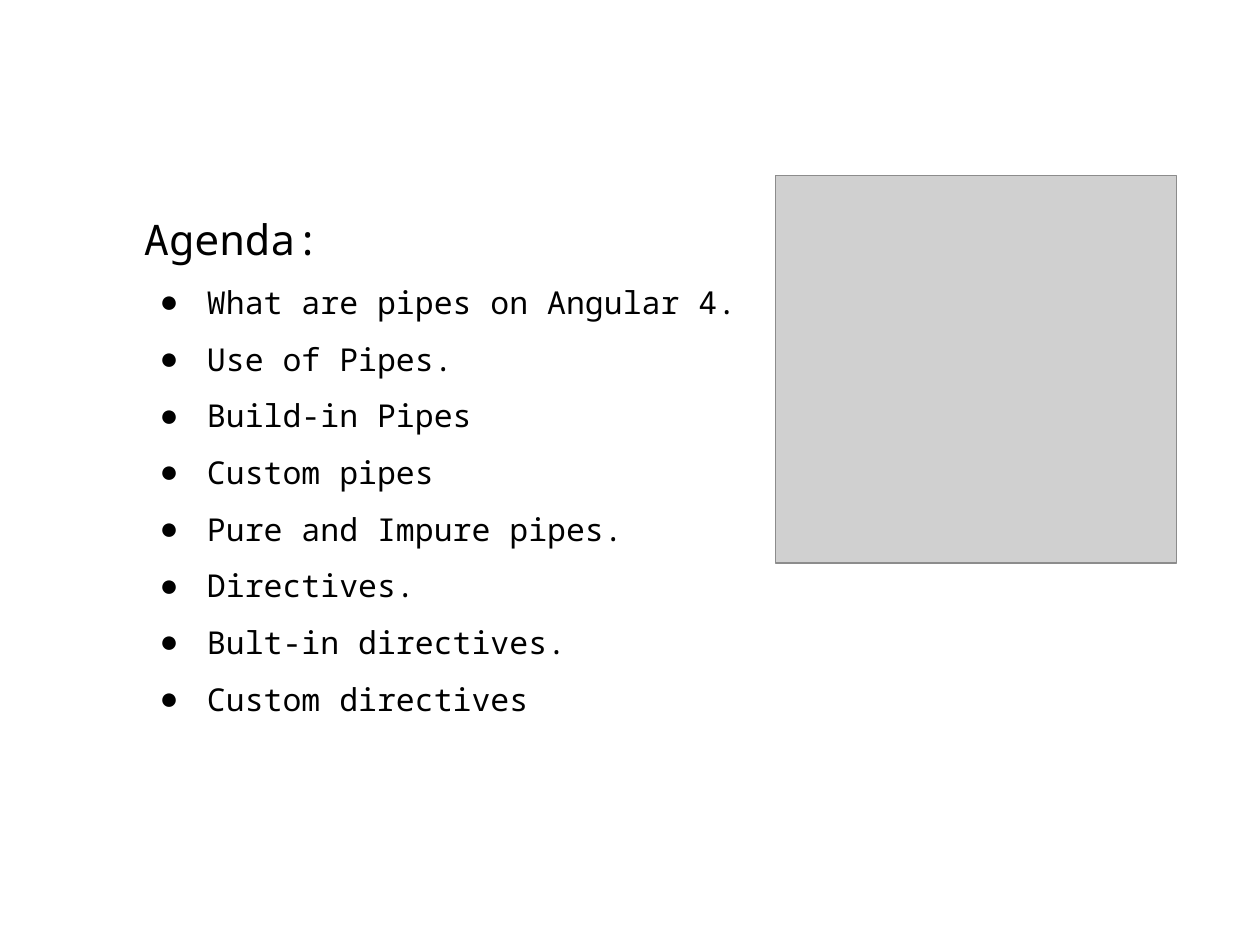
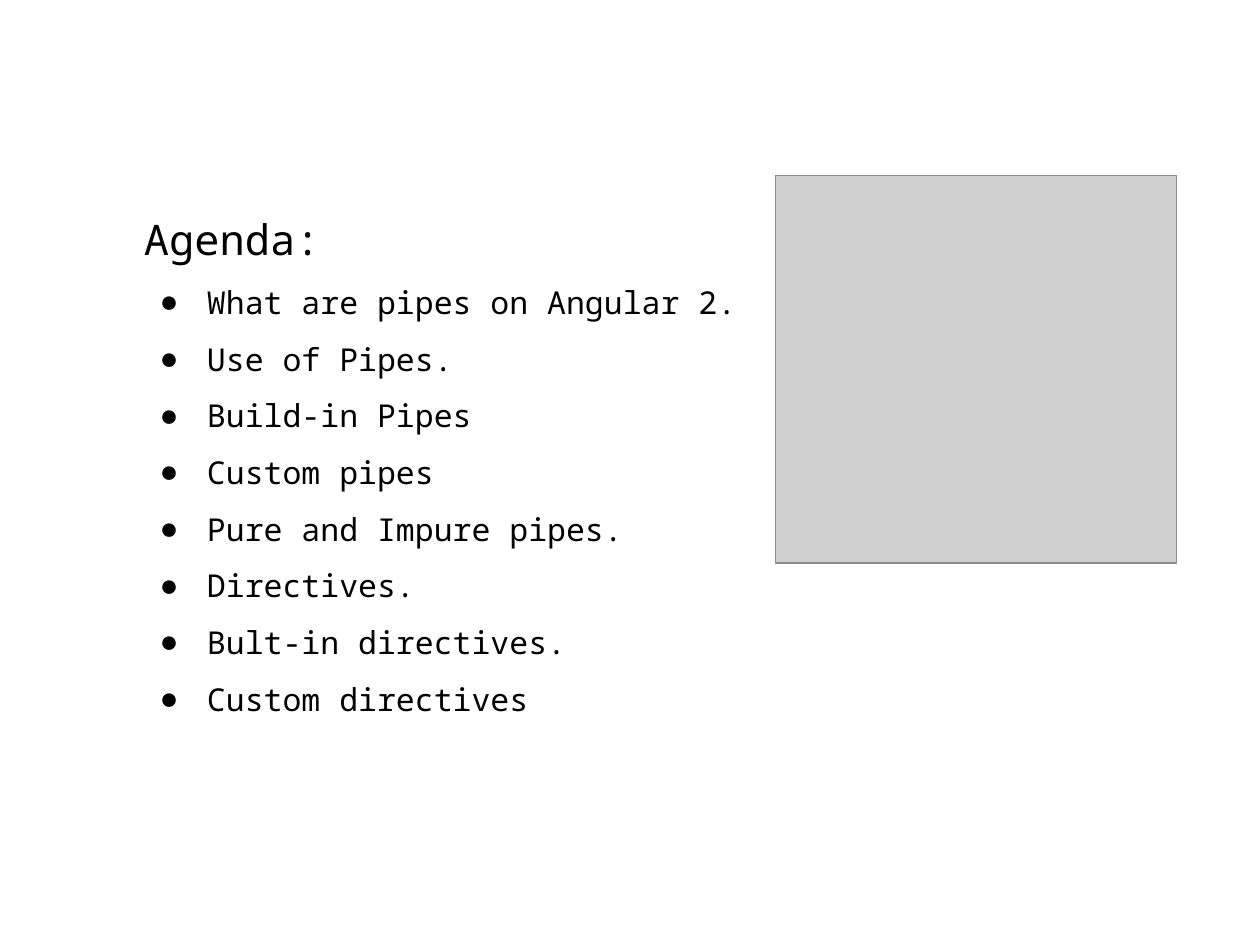
Before and after one commit to maltez/Angular, a slide deck: slide 2 of Presentations/05_Pipes_Directives.pptx. Drawn at 1260x945 pixels with LibreOffice and Linux fonts; fonts in the diff are those of the drawing; grey boxes stand for pictures. Boxes give left, top, right and bottom in pixels: in the first picture for what was removed or moved away, otherwise in the second. Text is boxed around its words. In the diff, an @@ line names an element or a change of style, - is before the commit and + after.

Commit message:
Add pipes presentation

```diff
--- a/Presentations/05_Pipes_Directives.pptx
+++ b/Presentations/05_Pipes_Directives.pptx
@@ text at <box>207,290,736,322</box>: text changed @@
-● What are pipes on Angular 4.
+● What are pipes on Angular 2.
```
Also in this commit, not shown: 8 other slides changed, 1 slide added.
